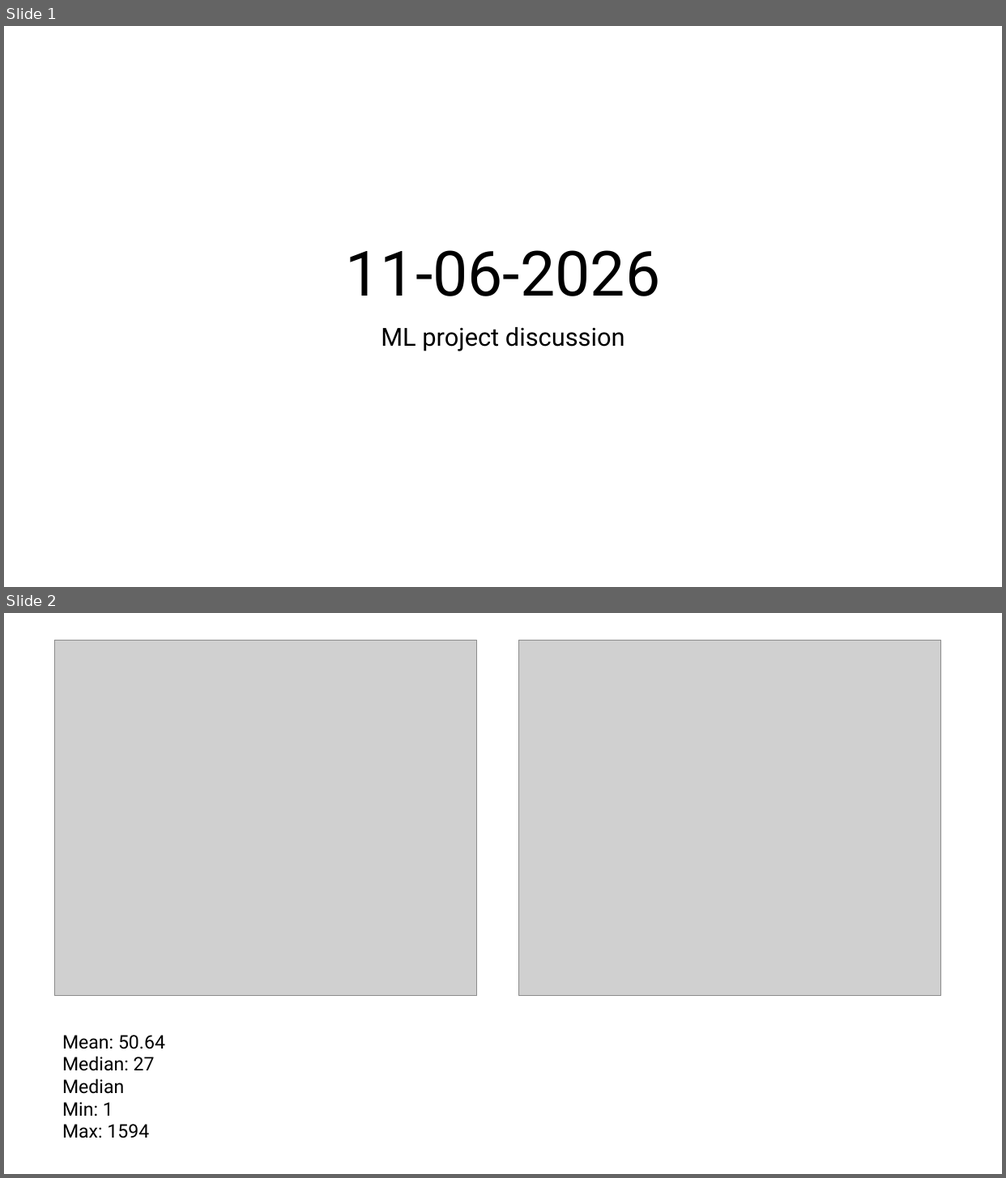
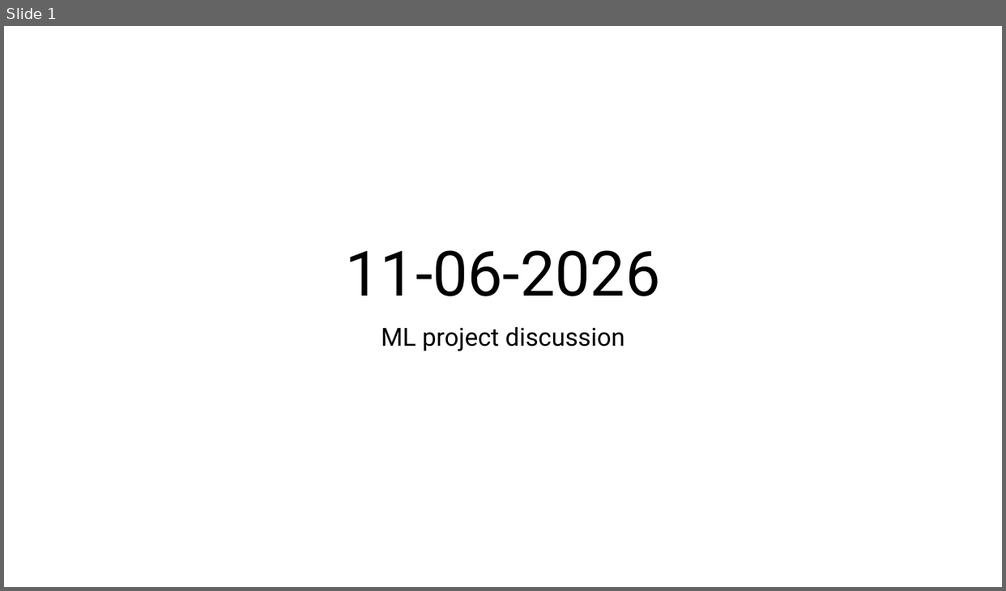
Before and after one commit to sophie-kearney/CVD_multimodal_prediction, a slide deck: meetings/11-06-2025.pptx. Shown one above the other, each under a label of ours: slides 1 and 2 before the commit, slide 1 after it. The pictures are 1006x1178 and 1006x591 pixels, drawn with LibreOffice and Linux fonts; fonts in the diff are those of the drawing; grey boxes stand for pictures. Boxes give left, top, right and bottom in pixels: in the first picture for what was removed or moved away, otherwise in the second. Text is boxed around its words. In the diff, an @@ line names an element or a change of style, - is before the commit and + after.

```diff
--- a/meetings/11-06-2025.pptx
+++ b/meetings/11-06-2025.pptx
@@ slide 2 removed at [4, 613, 1002, 1174], background #FFFFFF @@
@@ picture removed at [55, 640, 477, 996] @@
@@ picture removed at [519, 640, 941, 996] @@
@@ text removed at [62, 1035, 165, 1139] @@
-Mean: 50.64
-Median: 27
-Median
-Min: 1
-Max: 1594
```
Also in this commit, not shown: 3 slides added, 5 other files.
